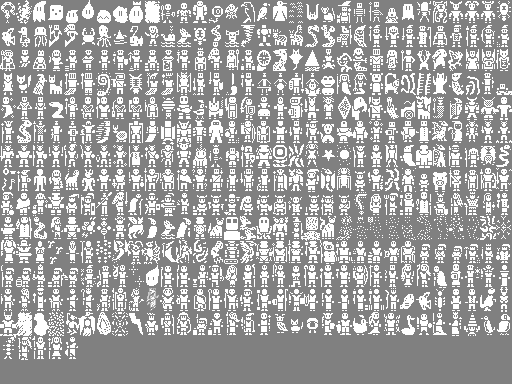
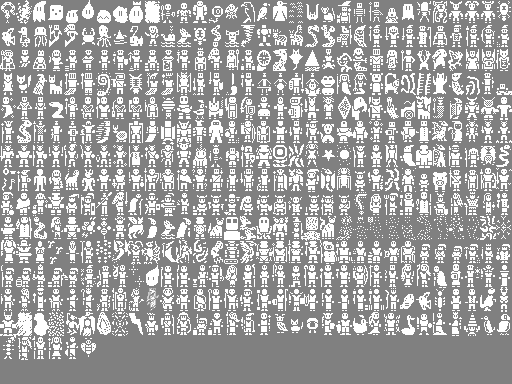
Layer changes from the first 512 × 384 image to the second:
painted on "creature_sprites.png" over [81, 338, 96, 357]
